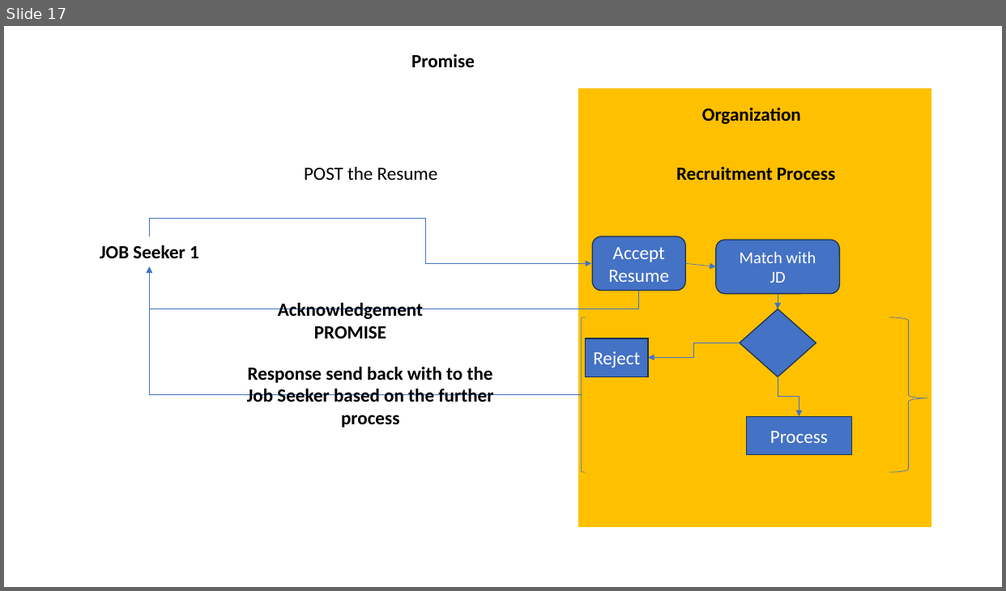
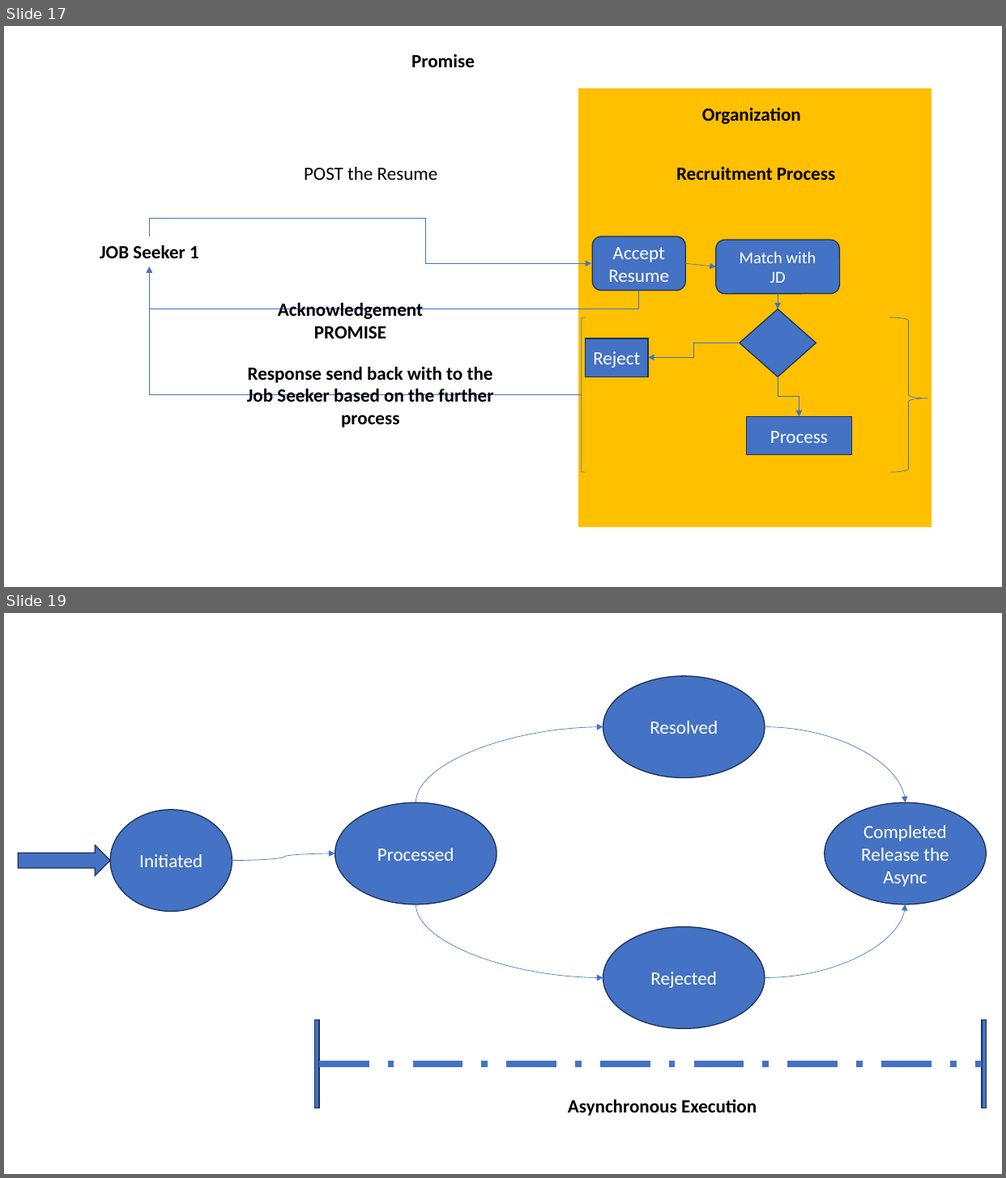
Before and after one commit to maheshsabnis/ugam, a slide deck: Training_Presentetions.pptx. Shown one above the other, each under a label of ours: slide 17 before the commit, slides 17 and 19 after it; the slides between them are not shown. The pictures are 1006x591 and 1006x1178 pixels, drawn with LibreOffice and Linux fonts; fonts in the diff are those of the drawing. Boxes give left, top, right and bottom in pixels: in the first picture for what was removed or moved away, otherwise in the second. Text is boxed around its words. In the diff, an @@ line names an element or a change of style, - is before the commit and + after.

```diff
--- a/Training_Presentetions.pptx
+++ b/Training_Presentetions.pptx
@@ slide 19 added at [4, 613, 1002, 1174], background #FFFFFF @@
@@ ellipse added at [603, 676, 765, 777], fill #4472C4, outline #1E3256 1 pt, 18 pt, text #FFFFFF @@
+Resolved
@@ curved arrow added from (415, 803) to (603, 726), #4472C4 0.5 pt @@
@@ curved arrow added from (765, 726) to (906, 803), #4472C4 0.5 pt @@
@@ ellipse added at [335, 803, 496, 905], fill #4472C4, outline #1E3256 1 pt, 18 pt, text #FFFFFF @@
+Processed
@@ ellipse added at [825, 803, 987, 905], fill #4472C4, outline #1E3256 1 pt, 18 pt, text #FFFFFF @@
+Completed
+Release the Async
@@ ellipse added at [110, 810, 232, 912], fill #4472C4, outline #1E3256 1 pt, 18 pt, text #FFFFFF @@
+Initiated
@@ right arrow added at [19, 845, 110, 875], fill #4472C4, outline #1E3256 1 pt @@
@@ curved arrow added from (232, 861) to (335, 854), #4472C4 0.5 pt @@
@@ curved arrow added from (415, 905) to (603, 978), #4472C4 0.5 pt @@
@@ ellipse added at [603, 927, 765, 1029], fill #4472C4, outline #1E3256 1 pt, 18 pt, text #FFFFFF @@
+Rejected
@@ curved arrow added from (765, 978) to (906, 905), #4472C4 0.5 pt @@
@@ rectangle added at [315, 1020, 319, 1108], fill #4472C4, outline #1E3256 1 pt @@
@@ rectangle added at [982, 1020, 987, 1108], fill #4472C4, outline #1E3256 1 pt @@
@@ line added from (319, 1064) to (982, 1064), #4472C4 6 pt dashed @@
@@ text added at [568, 1099, 756, 1116], 18 pt, text #000000, bold @@
+Asynchronous Execution
```
Also in this commit, not shown: 1 slide changed, 6 other files.
